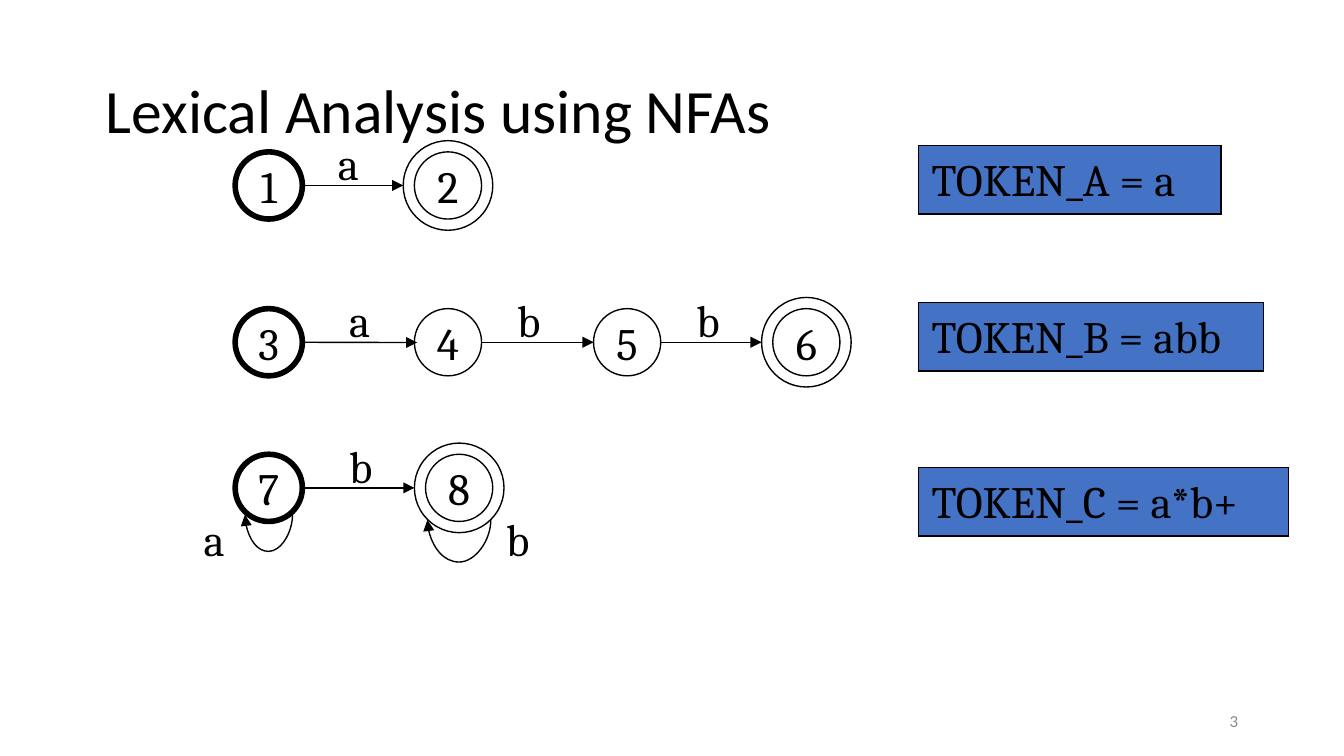
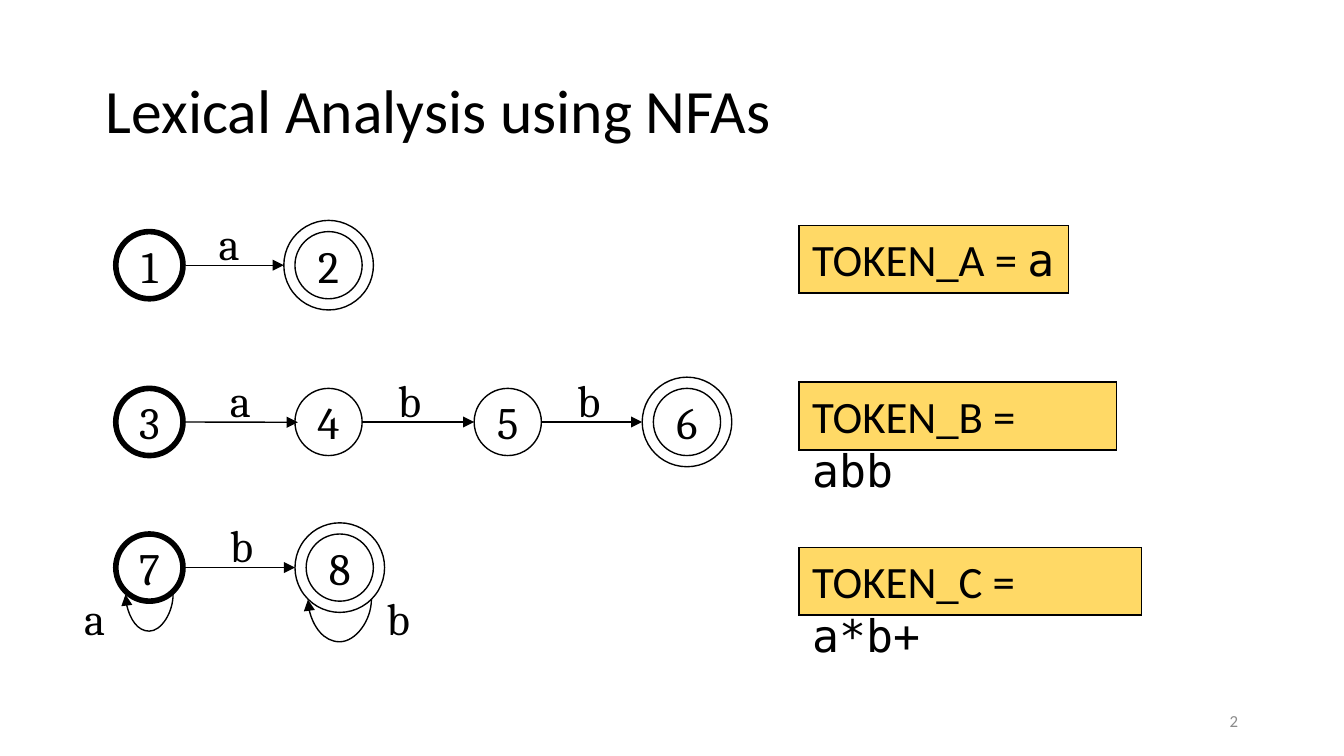
Before and after one commit to anoopsarkar/compilers-class, a slide deck: slide 2 of assets/ppt/lex/lex8-lexical-analyzer.pptx (slide 3 before the commit). Drawn at 1344x756 pixels with LibreOffice and Linux fonts; fonts in the diff are those of the drawing. Boxes give left, top, right and bottom in pixels: in the first picture for what was removed or moved away, otherwise in the second. Text is boxed around its words. In the diff, an @@ line names an element or a change of style, - is before the commit and + after.

```diff
--- a/assets/ppt/lex/lex8-lexical-analyzer.pptx
+++ b/assets/ppt/lex/lex8-lexical-analyzer.pptx
@@ rectangle "TOKEN_A = a": place and size @@
-rectangle "TOKEN_A = a" at <box>918,145,1220,214</box>
+rectangle "TOKEN_A = a" at <box>798,226,1068,293</box>
@@ rectangle "TOKEN_A = a" at <box>798,226,1068,293</box>: font Cambria to Calibri in "TOKEN_A ="; font Cambria to DejaVu Sans Mono in "a"; fill #4472C4 to #FFD966 @@
@@ rectangle "TOKEN_B = abb": place and size @@
-rectangle "TOKEN_B = abb" at <box>918,302,1263,371</box>
+rectangle "TOKEN_B = abb" at <box>798,382,1116,449</box>
@@ rectangle "TOKEN_B = abb" at <box>798,382,1116,449</box>: font Cambria to Calibri in "TOKEN_B ="; font Cambria to DejaVu Sans Mono in "abb"; fill #4472C4 to #FFD966 @@
@@ rectangle "TOKEN_C = a*b+": place and size @@
-rectangle "TOKEN_C = a*b+" at <box>918,468,1288,536</box>
+rectangle "TOKEN_C = a*b+" at <box>798,547,1141,614</box>
@@ rectangle "TOKEN_C = a*b+" at <box>798,547,1141,614</box>: font Cambria to Calibri in "TOKEN_C ="; font Cambria to DejaVu Sans Mono in "a*b+"; fill #4472C4 to #FFD966 @@
@@ 11 ellipses, 7 texts, 5 arrows, 2 curved arrows: place and size @@
-11 ellipses, 7 texts, 5 arrows, 2 curved arrows at <box>204,141,852,566</box>
+11 ellipses, 7 texts, 5 arrows, 2 curved arrows at <box>84,220,732,646</box>
@@ page number at <box>1230,716,1239,727</box>: text changed @@
-3
+2
```
Also in this commit, not shown: 7 other slides changed, 4 slides added, 1 slide removed, 6 other files.
